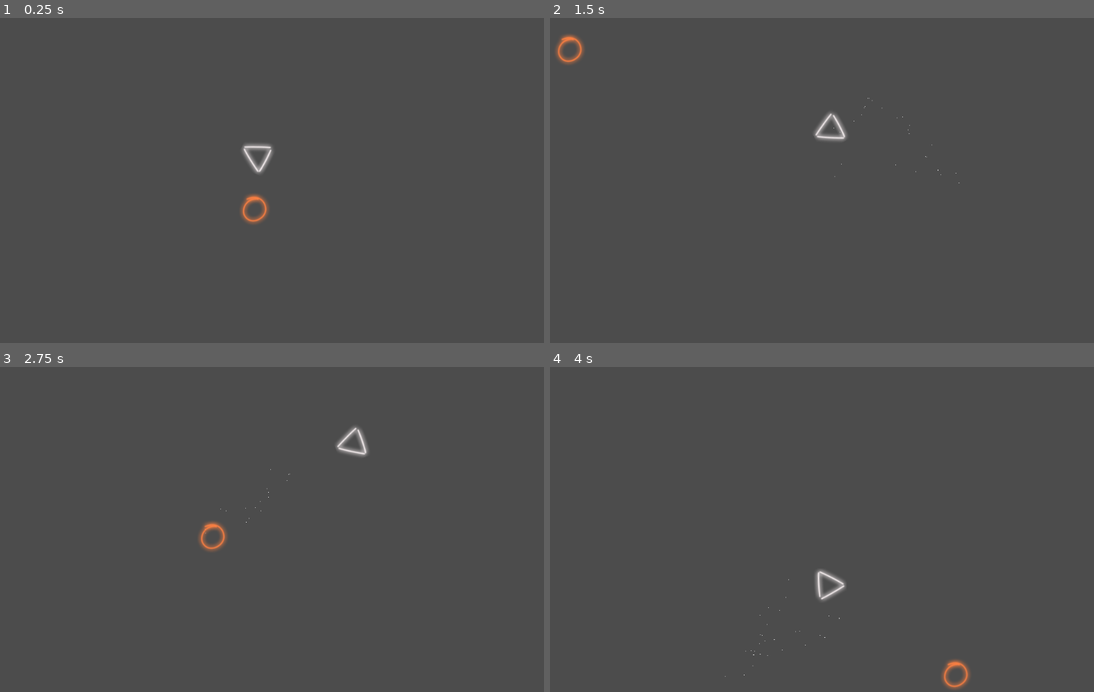
Above: before the commit, frames 1-4 (two rows, left to right).
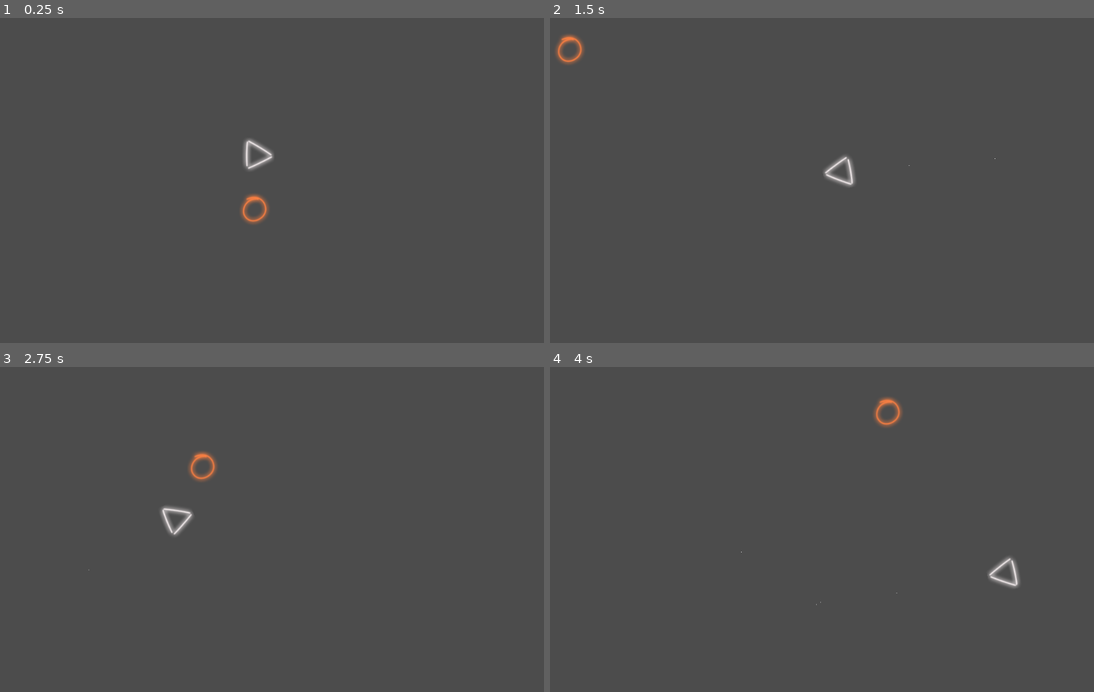
Above: after the commit, the same moments.

Repository: ScrappyMan25/Seven
Game: Godot game, scene res://Scenes/test.tscn
The game is run twice, just before and just after one commit, with the same random seed, the same clock (stepped at 60 frames per second) and the same inputs.
Inputs (mouse positions are in pixels of both pictures, inside the frame that each line leads up to):
- Up to frame 1 (0.25 s): no input
- Up to frame 2 (1.5 s): tap Enter at 0.5 s; move the mouse to (936, 164) at 0.52 s; hold D (ui_right) 0.53-1.28 s; tap Space (ui_select) at 0.6, 0.77, 1.07, 1.35 s; click (936, 164) at 0.67 s; move the mouse to (702, 196) at 1.27 s; hold S (ui_down) from 1.28 s (still down); click (702, 196) at 1.42 s
- Up to frame 3 (2.75 s): tap Space (ui_select) at 1.52, 1.82, 2.1 s; move the mouse to (320, 458) at 2.02 s; release S (ui_down) at 2.03 s; hold D (ui_right) from 2.03 s (still down); click (320, 458) at 2.17 s
- Up to frame 4 (4 s): move the mouse to (789, 594) at 2.77 s; release D (ui_right) at 2.78 s; hold W (ui_up) 2.78-3.53 s; tap Space (ui_select) at 2.85, 3.02, 3.32, 3.6, 3.77 s; click (789, 594) at 2.92 s; move the mouse to (985, 578) at 3.52 s; hold A (ui_left) from 3.53 s (still down); click (985, 578) at 3.67 s

The runs differ from the first frame. In frame 1, 0.3% of the frame differs, in the area x 44-51%, y 37-48%; in frame 2, 0.6%; in frame 3, 1.1%; in frame 4, 1.2%, in the area x 32-87%, y 9-100%.

Commit message:
Update
InputMap Update
Player Movement Update

Diff:
--- a/Seven/Scenes/Player.tscn
+++ b/Seven/Scenes/Player.tscn
@@ -1,31 +1,18 @@
-[gd_scene load_steps=6 format=2]
+[gd_scene load_steps=4 format=2]
 
 [ext_resource path="res://Assets/PLACEHOLDER/Player.png" type="Texture" id=1]
 [ext_resource path="res://Scripts/Player.gd" type="Script" id=5]
-[ext_resource path="res://Scenes/Object/dash_sprite.tscn" type="PackedScene" id=6]
-
-[sub_resource type="SpriteFrames" id=1]
-animations = [ {
-"frames": [ ExtResource( 1 ) ],
-"loop": true,
-"name": "default",
-"speed": 5.0
-} ]
 
 [sub_resource type="Curve" id=2]
 _data = [ Vector2( 0, 1 ), 0.0, 0.0, 0, 0, Vector2( 1, 0 ), -2.96898, 0.0, 0, 0 ]
 
 [node name="Player" type="KinematicBody2D"]
 script = ExtResource( 5 )
-dash_object = ExtResource( 6 )
 
-[node name="Shoulder" type="AnimatedSprite" parent="."]
-frames = SubResource( 1 )
-
-[node name="dash_timer" type="Timer" parent="."]
+[node name="DashTimer" type="Timer" parent="."]
 one_shot = true
 
-[node name="dash_particles" type="CPUParticles2D" parent="."]
+[node name="DashParticles" type="CPUParticles2D" parent="."]
 emitting = false
 amount = 80
 local_coords = false
@@ -39,5 +26,10 @@
 scale_amount_curve = SubResource( 2 )
 
 [node name="CollisionPolygon2D" type="CollisionPolygon2D" parent="."]
-polygon = PoolVector2Array( 24.0158, 17.1794, 1.07519, -28.9246, -27.5449, 17.7362 )
-[connection signal="timeout" from="dash_timer" to="." method="_on_dash_timer_timeout"]
+rotation = 1.5708
+polygon = PoolVector2Array( 20.3206, 16.3036, 0.971176, -23.8111, -23.0976, 15.8317 )
+
+[node name="Sprite" type="Sprite" parent="."]
+rotation = 1.5708
+texture = ExtResource( 1 )
+[connection signal="timeout" from="DashTimer" to="." method="_on_DashTimer_timeout"]
--- a/Seven/Scripts/Player.gd
+++ b/Seven/Scripts/Player.gd
@@ -1,82 +1,93 @@
 extends KinematicBody2D
 
-# Basee Player Stats
-var Speed = 400
-var screen_size
-var velocity = Vector2.ZERO
+#Variable to declare the type of User Device - Dynamic
+const KEYBOARD = 0
+const CONTROLLER = 1
+const MOBILE = 1
+var InputDevice
 
-#Dash
-export(PackedScene) var dash_object #This is only for if you want to add like a dashing effect
-export var dash_speed = 1000
-export var dash_length = 0.2
+#Variables required for movement
+var speed : float = 400
+var velocity : Vector2 = Vector2.ZERO
+
+#for COntroller
+var rotation_dir = 0
+var rotation_speed = 5
+
+#for Dash
+var can_dash : bool = true
 var is_dashing : bool = false
-var can_dash : bool = true
+var dash_speed = 1000
+var dash_length = 0.2
 var dash_direction : Vector2
-onready var dash_timer = $dash_timer
-onready var dash_particles = $dash_particles
 
-#When Object enters scene tree
-func _ready():
-	pass
+# Called when the node enters the scene tree for the first time.
+func _ready() -> void:
+	pass # Replace with function body.
 
-#Repeats
-func _physics_process(_delta):
-	look_at(get_global_mouse_position())
-	rotation_degrees += 90
+func _physics_process(_delta: float) -> void:
 	get_input()
-	handle_dash()
 	if is_dashing:
 		velocity = move_and_slide(dash_direction)
+#		is_dashing = false
 	else:
 		velocity = move_and_slide(velocity)
 	pass
+	if InputDevice == CONTROLLER:
+		rotation += rotation_dir * rotation_speed * _delta
 
-#Movement 2
-func get_input():
-	velocity = Vector2.ZERO
-	if Input.is_action_pressed("ui_right"):
-		velocity += transform.x * Speed
-	if Input.is_action_pressed("ui_left"):
-		velocity -= transform.x * Speed
-	if Input.is_action_pressed("ui_down"):
-		velocity += transform.y * Speed
-	if Input.is_action_pressed("ui_up"):
-		velocity -= transform.y * Speed
-	velocity = velocity.normalized() * Speed
-	pass
-
-func handle_dash():
-	#check dash - Press Space to dash
+func get_input() -> void:
+	match(InputDevice):
+		KEYBOARD:
+			look_at(get_global_mouse_position())
+			velocity = Vector2()
+			if Input.is_action_pressed("ui_down"):
+				velocity = Vector2(-speed, 0).rotated(rotation)
+			if Input.is_action_pressed("ui_up"):
+				velocity = Vector2(speed, 0).rotated(rotation)
+			pass
+		CONTROLLER:
+			rotation_dir = 0
+			velocity = Vector2()
+			if Input.is_action_pressed("point_right"):
+				rotation_dir += 1
+			if Input.is_action_pressed("point_left"):
+				rotation_dir -= 1
+			if Input.is_action_pressed("ui_down"):
+				velocity = Vector2(-speed, 0).rotated(rotation)
+			if Input.is_action_pressed("ui_up"):
+				velocity = Vector2(speed, 0).rotated(rotation)
+			pass
+		MOBILE:
+			pass
+	#Dash Code
 	if Input.is_action_just_pressed("ui_select") and can_dash:
 		is_dashing = true
 		can_dash = false
-		dash_direction = get_direction_from_input()
-		dash_timer.start(dash_length)
+		$DashTimer.start(dash_length)
+#		dash_direction = velocity.clamped(1) * dash_speed
+		dash_direction = Vector2.RIGHT.rotated(rotation) * dash_speed
+		$DashParticles.emitting = true
+	else:
+		can_dash = true
+		$DashParticles.emitting = false
 		pass
-	if is_dashing: #Can add dash textures
-		var dash_node = dash_object.instance()
-#		dash_node.texture = (animation.frames.get_frame(animation.animation, animation.frame) <- to add textures for more effect
-		dash_node.global_position = global_position
-		get_parent().add_child(dash_node)
-		#turn particles on (currently using default particle)
-		dash_particles.emitting = true
-		if is_on_wall():
-			is_dashing = false
-		pass
-	else:
-		dash_particles.emitting = false
-		can_dash = true
 	pass
 
-#gets the direction and dashes
-func get_direction_from_input() -> Vector2:
-	var move_dir = Vector2()
-	#gets the direction of the mouse
-	move_dir = get_global_mouse_position() - position
-	move_dir = move_dir.clamped(1)
-	return move_dir * dash_speed
+func _input(event):
+	if(event is InputEventKey or event is InputEventMouseMotion):
+		InputDevice = KEYBOARD
+		pass
+	elif(event is InputEventJoypadButton || event is InputEventJoypadMotion):
+		InputDevice = CONTROLLER
+		pass
+	elif(event is InputEventScreenTouch):
+		InputDevice = MOBILE
+		pass
+pass
 
 #Signals
-func _on_dash_timer_timeout() -> void:
+
+func _on_DashTimer_timeout() -> void:
 	is_dashing = false
 	pass # Replace with function body.
--- a/Seven/Scripts/PlayerProjectile.gd
+++ b/Seven/Scripts/PlayerProjectile.gd
@@ -7,10 +7,10 @@
 
 # Called when the node enters the scene tree for the first time.
 func _ready() -> void:
+	#set velocity to something
 	velocity = 490
+	#set direction to something
 	direction = get_global_mouse_position() - position
-	#set velocity to something
-	#set direction to something
 	pass # Replace with function body.
 
 func _physics_process(delta: float) -> void:
--- a/Seven/project.godot
+++ b/Seven/project.godot
@@ -21,40 +21,42 @@
 
 [input]
 
+ui_accept={
+"deadzone": 0.5,
+"events": [ Object(InputEventKey,"resource_local_to_scene":false,"resource_name":"","device":0,"alt":false,"shift":false,"control":false,"meta":false,"command":false,"pressed":false,"scancode":16777221,"unicode":0,"echo":false,"script":null)
+, Object(InputEventKey,"resource_local_to_scene":false,"resource_name":"","device":0,"alt":false,"shift":false,"control":false,"meta":false,"command":false,"pressed":false,"scancode":16777222,"unicode":0,"echo":false,"script":null)
+, Object(InputEventJoypadButton,"resource_local_to_scene":false,"resource_name":"","device":0,"button_index":0,"pressure":0.0,"pressed":false,"script":null)
+ ]
+}
 ui_select={
 "deadzone": 0.5,
 "events": [ Object(InputEventKey,"resource_local_to_scene":false,"resource_name":"","device":0,"alt":false,"shift":false,"control":false,"meta":false,"command":false,"pressed":false,"scancode":32,"unicode":0,"echo":false,"script":null)
 , Object(InputEventJoypadButton,"resource_local_to_scene":false,"resource_name":"","device":0,"button_index":0,"pressure":0.0,"pressed":false,"script":null)
+, Object(InputEventJoypadButton,"resource_local_to_scene":false,"resource_name":"","device":0,"button_index":7,"pressure":0.0,"pressed":false,"script":null)
  ]
 }
 ui_left={
 "deadzone": 0.5,
-"events": [ Object(InputEventKey,"resource_local_to_scene":false,"resource_name":"","device":0,"alt":false,"shift":false,"control":false,"meta":false,"command":false,"pressed":false,"scancode":16777231,"unicode":0,"echo":false,"script":null)
-, Object(InputEventJoypadButton,"resource_local_to_scene":false,"resource_name":"","device":0,"button_index":14,"pressure":0.0,"pressed":false,"script":null)
+"events": [ Object(InputEventJoypadButton,"resource_local_to_scene":false,"resource_name":"","device":0,"button_index":14,"pressure":0.0,"pressed":false,"script":null)
 , Object(InputEventKey,"resource_local_to_scene":false,"resource_name":"","device":0,"alt":false,"shift":false,"control":false,"meta":false,"command":false,"pressed":false,"scancode":65,"unicode":0,"echo":false,"script":null)
-, Object(InputEventJoypadMotion,"resource_local_to_scene":false,"resource_name":"","device":0,"axis":0,"axis_value":-1.0,"script":null)
  ]
 }
 ui_right={
 "deadzone": 0.5,
-"events": [ Object(InputEventKey,"resource_local_to_scene":false,"resource_name":"","device":0,"alt":false,"shift":false,"control":false,"meta":false,"command":false,"pressed":false,"scancode":16777233,"unicode":0,"echo":false,"script":null)
-, Object(InputEventJoypadButton,"resource_local_to_scene":false,"resource_name":"","device":0,"button_index":15,"pressure":0.0,"pressed":false,"script":null)
+"events": [ Object(InputEventJoypadButton,"resource_local_to_scene":false,"resource_name":"","device":0,"button_index":15,"pressure":0.0,"pressed":false,"script":null)
 , Object(InputEventKey,"resource_local_to_scene":false,"resource_name":"","device":0,"alt":false,"shift":false,"control":false,"meta":false,"command":false,"pressed":false,"scancode":68,"unicode":0,"echo":false,"script":null)
-, Object(InputEventJoypadMotion,"resource_local_to_scene":false,"resource_name":"","device":0,"axis":0,"axis_value":1.0,"script":null)
  ]
 }
 ui_up={
 "deadzone": 0.5,
-"events": [ Object(InputEventKey,"resource_local_to_scene":false,"resource_name":"","device":0,"alt":false,"shift":false,"control":false,"meta":false,"command":false,"pressed":false,"scancode":16777232,"unicode":0,"echo":false,"script":null)
-, Object(InputEventJoypadButton,"resource_local_to_scene":false,"resource_name":"","device":0,"button_index":12,"pressure":0.0,"pressed":false,"script":null)
+"events": [ Object(InputEventJoypadButton,"resource_local_to_scene":false,"resource_name":"","device":0,"button_index":12,"pressure":0.0,"pressed":false,"script":null)
 , Object(InputEventKey,"resource_local_to_scene":false,"resource_name":"","device":0,"alt":false,"shift":false,"control":false,"meta":false,"command":false,"pressed":false,"scancode":87,"unicode":0,"echo":false,"script":null)
 , Object(InputEventJoypadMotion,"resource_local_to_scene":false,"resource_name":"","device":0,"axis":1,"axis_value":-1.0,"script":null)
  ]
 }
 ui_down={
 "deadzone": 0.5,
-"events": [ Object(InputEventKey,"resource_local_to_scene":false,"resource_name":"","device":0,"alt":false,"shift":false,"control":false,"meta":false,"command":false,"pressed":false,"scancode":16777234,"unicode":0,"echo":false,"script":null)
-, Object(InputEventJoypadButton,"resource_local_to_scene":false,"resource_name":"","device":0,"button_index":13,"pressure":0.0,"pressed":false,"script":null)
+"events": [ Object(InputEventJoypadButton,"resource_local_to_scene":false,"resource_name":"","device":0,"button_index":13,"pressure":0.0,"pressed":false,"script":null)
 , Object(InputEventKey,"resource_local_to_scene":false,"resource_name":"","device":0,"alt":false,"shift":false,"control":false,"meta":false,"command":false,"pressed":false,"scancode":83,"unicode":0,"echo":false,"script":null)
 , Object(InputEventJoypadMotion,"resource_local_to_scene":false,"resource_name":"","device":0,"axis":1,"axis_value":1.0,"script":null)
  ]
@@ -64,6 +66,30 @@
 "events": [ Object(InputEventKey,"resource_local_to_scene":false,"resource_name":"","device":0,"alt":false,"shift":false,"control":false,"meta":false,"command":false,"pressed":false,"scancode":88,"unicode":0,"echo":false,"script":null)
  ]
 }
+point_right={
+"deadzone": 0.5,
+"events": [ Object(InputEventKey,"resource_local_to_scene":false,"resource_name":"","device":0,"alt":false,"shift":false,"control":false,"meta":false,"command":false,"pressed":false,"scancode":16777233,"unicode":0,"echo":false,"script":null)
+, Object(InputEventJoypadMotion,"resource_local_to_scene":false,"resource_name":"","device":0,"axis":2,"axis_value":1.0,"script":null)
+ ]
+}
+point_left={
+"deadzone": 0.5,
+"events": [ Object(InputEventKey,"resource_local_to_scene":false,"resource_name":"","device":0,"alt":false,"shift":false,"control":false,"meta":false,"command":false,"pressed":false,"scancode":16777231,"unicode":0,"echo":false,"script":null)
+, Object(InputEventJoypadMotion,"resource_local_to_scene":false,"resource_name":"","device":0,"axis":2,"axis_value":-1.0,"script":null)
+ ]
+}
+point_up={
+"deadzone": 0.5,
+"events": [ Object(InputEventKey,"resource_local_to_scene":false,"resource_name":"","device":0,"alt":false,"shift":false,"control":false,"meta":false,"command":false,"pressed":false,"scancode":16777232,"unicode":0,"echo":false,"script":null)
+, Object(InputEventJoypadMotion,"resource_local_to_scene":false,"resource_name":"","device":0,"axis":3,"axis_value":-1.0,"script":null)
+ ]
+}
+point_down={
+"deadzone": 0.5,
+"events": [ Object(InputEventKey,"resource_local_to_scene":false,"resource_name":"","device":0,"alt":false,"shift":false,"control":false,"meta":false,"command":false,"pressed":false,"scancode":16777234,"unicode":0,"echo":false,"script":null)
+, Object(InputEventJoypadMotion,"resource_local_to_scene":false,"resource_name":"","device":0,"axis":3,"axis_value":1.0,"script":null)
+ ]
+}
 
 [rendering]
 
